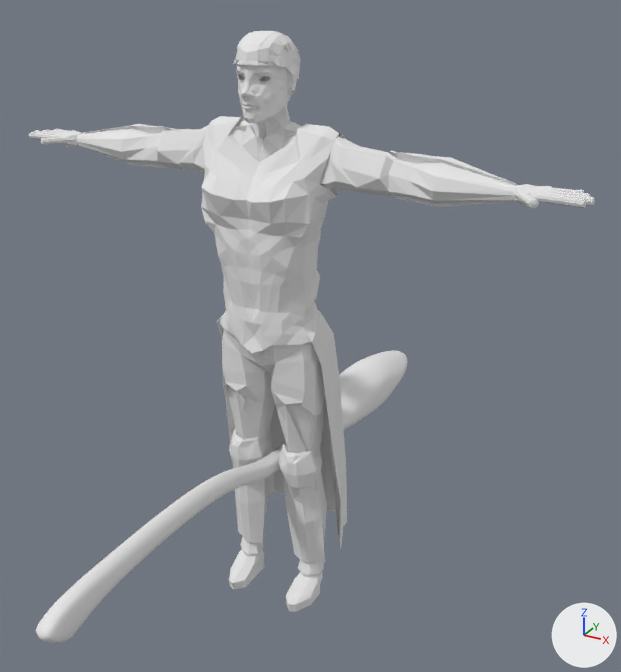
The Blender file blend/persoFinal.blend as it was, and as the next commit left it.
Camera for both pictures: a camera (50 mm lens) standing at (5.99, -9.77, 9.45) and looking at (0.45, 0.29, 4.42). The lights are fixed; the arrows at lower right show +X, +Y and +Z.
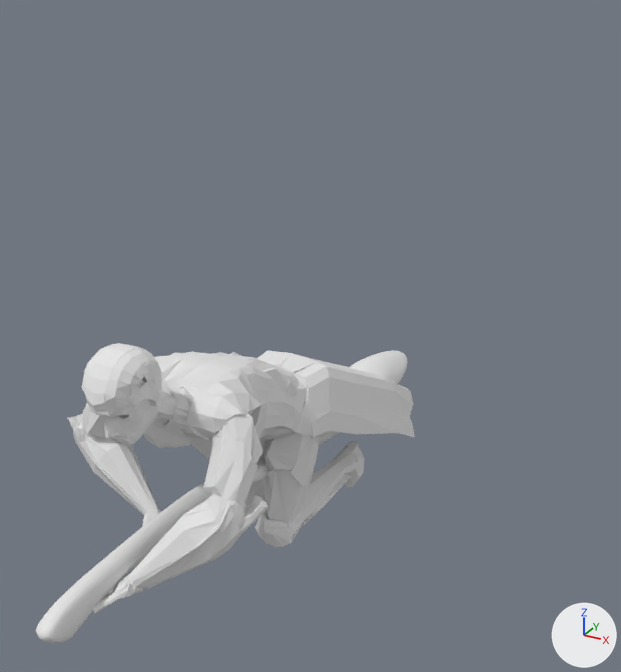
Boxes [x1, y1, x2, y2] around the edits, measured in the pictures (621 x 672 px):
'Circle', reshaped (33% narrower, 51% shorter): before [29, 31, 595, 643]; after [36, 343, 415, 643]
part 1 of me_circle, added: after [68, 350, 415, 614]
part 2 of me_circle, added: after [82, 343, 163, 416]
part 3 of me_circle, deleted: before [29, 65, 595, 612]
part 4 of me_circle, deleted: before [233, 31, 301, 101]

Patch to the scene script:
```diff
--- a/blend/persoFinal.blend.py
+++ b/blend/persoFinal.blend.py
@@ me_circle @@
 # used by ob_circle; location = (0.0, 0.0, 0.0)
-me_circle.from_pydata(...)  # 16667 vertices, 16581 faces, 17 loose edges; spans x -4.24..4.24, y -4.89..4.87, z 0.02..8.62
+me_circle.from_pydata(...)  # 16198 vertices, 16150 faces, 17 loose edges; spans x -1.89..1.6, y -4.89..4.87, z 0.85..5.53
+# me_circle part 1: a new loose piece of 3455 vertices spanning x -1.89..1.6, y -4.23..3.67, z 0.85..5.33, in mat_none (its picture is missing)
+# me_circle part 2: a new loose piece of 949 vertices spanning x -0.45..0.42, y -3.71..-2.73, z 4.75..5.53, in mat_none (its picture is missing)
+# me_circle part 3: the loose piece of 3498 vertices spanning x -4.24..4.24, y -0.77..1.2, z 0.02..8.54 is deleted
+# me_circle part 4: the loose piece of 1375 vertices spanning x -0.43..0.43, y -0.53..0.39, z 7.7..8.62 is deleted
 me_circle.materials.append(mat_none)
```
